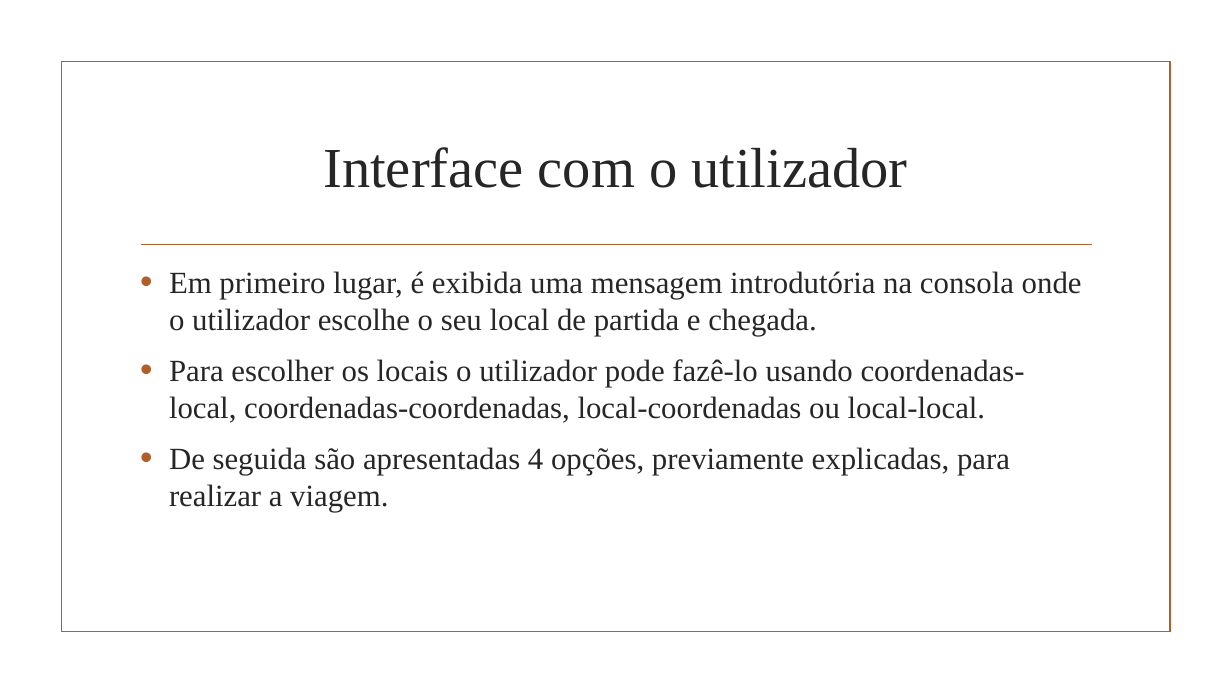
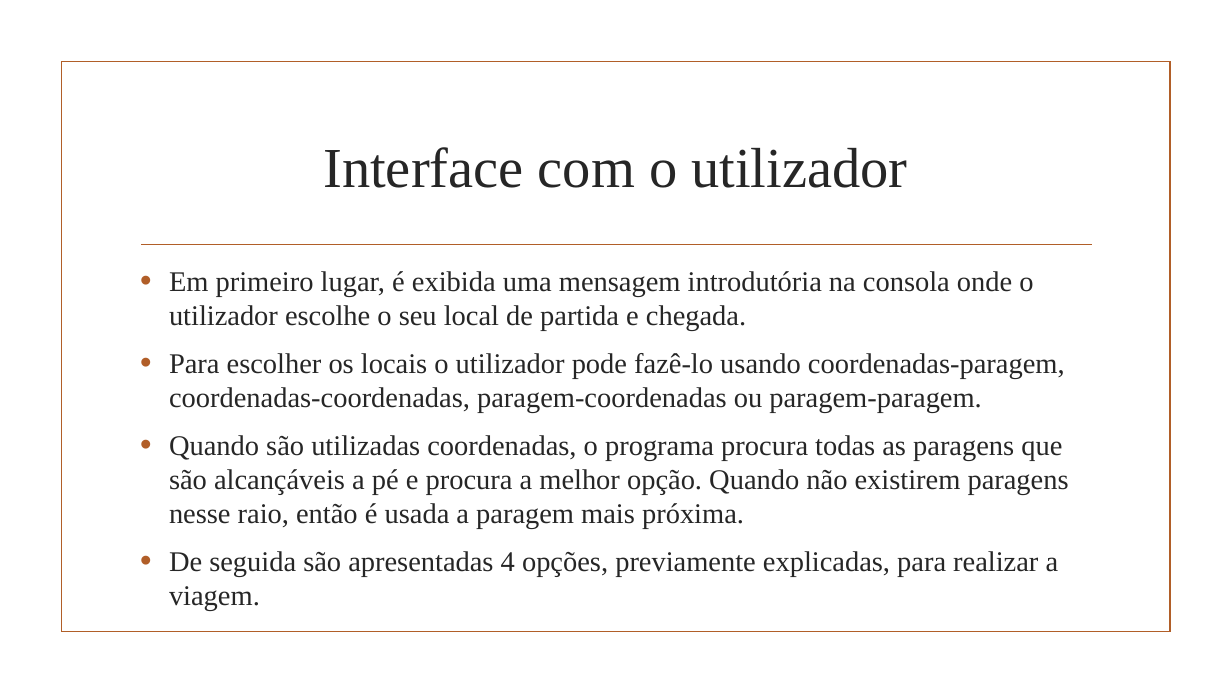
Before and after one commit to afs202005277/STCP-Pathfinder, a slide deck: slide 8 of Projeto2AED.pptx. Drawn at 1232x693 pixels with LibreOffice and Linux fonts; fonts in the diff are those of the drawing; background and template pictures are left out. Boxes give left, top, right and bottom in pixels: in the first picture for what was removed or moved away, otherwise in the second. Text is boxed around its words. In the diff, an @@ line names an element or a change of style, - is before the commit and + after.

```diff
--- a/Projeto2AED.pptx
+++ b/Projeto2AED.pptx
@@ text at (169,271,1059,611): size 24 to 22.2 pt in "Em primeiro lugar, é exibida uma mensagem ...", "De seguida são apresentadas 4 opções, previamente ..." @@
@@ text at (169,353,1069,529): text changed; size 24 to 22.2 pt @@
-• Para escolher os locais o utilizador pode fazê-lo usando coordenadas-local, coordenadas-coordenadas, local-coordenadas ou local-local.
+• Para escolher os locais o utilizador pode fazê-lo usando coordenadas-paragem, coordenadas-coordenadas, paragem-coordenadas ou paragem-paragem.
+• Quando são utilizadas coordenadas, o programa procura todas as paragens que são alcançáveis a pé e procura a melhor opção. Quando não existirem paragens nesse raio, então é usada a paragem mais próxima.
```
Also in this commit, not shown: 4 other slides changed, 1 other file.
